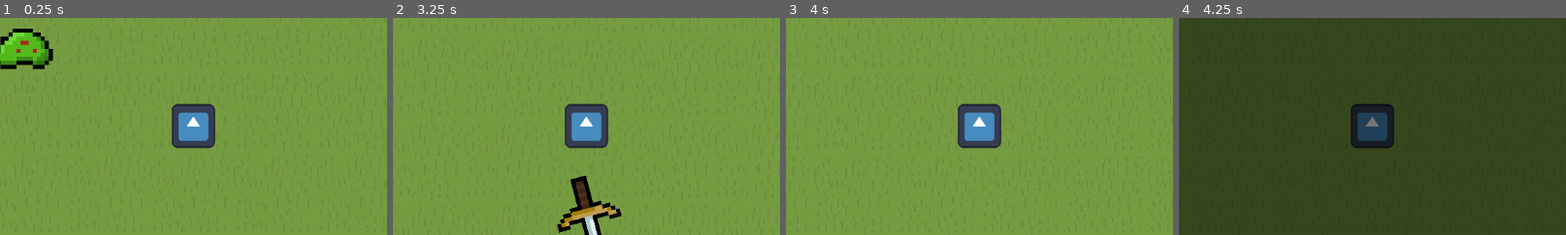
Above: before the commit, frames 1-4 (left to right).
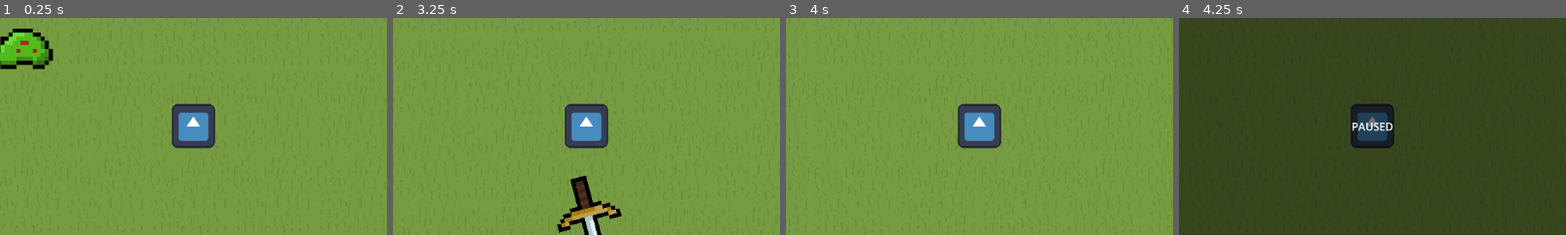
Above: after the commit, the same moments.

Repository: Likvik89/Built-to-scale
Game: Godot game, scene res://Scenes/level.tscn
The game is run twice, just before and just after one commit, with the same random seed, the same clock (stepped at 60 frames per second) and the same inputs. The engine's default icon, where the game draws it, is replaced by a stand-in: a white triangle on a blue panel in a dark square.
Inputs (mouse positions are % of the whole screen's width and height, from its top left):
- Up to frame 1 (0.25 s): no input
- Up to frame 2 (3.25 s): tap Enter at 0.5 s; move the mouse to (72, 45) at 0.52 s; hold D (move_right) 0.53-1.28 s; tap Space (move_dash) at 0.6, 2.1 s; move the mouse to (30, 55) at 1.27 s; hold S (move_down) 1.28-2.03 s; click (30, 55) at 1.35 s; move the mouse to (60, 28) at 2.02 s; hold D (move_right) 2.03-2.78 s; move the mouse to (45, 70) at 2.77 s; hold W (move_up) from 2.78 s (still down); click (45, 70) at 2.85 s
- Up to frame 3 (4 s): move the mouse to (80, 65) at 3.52 s; release W (move_up) at 3.53 s; hold A (move_left) from 3.53 s (still down); tap Space (move_dash) at 3.6 s
- Up to frame 4 (4.25 s): keep holding A (move_left); tap Escape (Pause) at 4.15 s
The pictures show only the part of the screen within x 25-75%, y 25-75%; the shares and areas given below are measured in that part.

Frames 1-3 are identical in both runs. In frame 4, 0.3% of the frame differs, in the area x 44-56%, y 48-53%.

Commit message:
pause text

Diff:
--- a/Scenes/UI.tscn
+++ b/Scenes/UI.tscn
@@ -4,6 +4,22 @@
 
 [node name="UI" type="CanvasLayer"]
 script = ExtResource("1_1glgw")
+
+[node name="Paused_text" type="Label" parent="."]
+unique_name_in_owner = true
+anchors_preset = 8
+anchor_left = 0.5
+anchor_top = 0.5
+anchor_right = 0.5
+anchor_bottom = 0.5
+offset_left = -31.0
+offset_top = -11.5
+offset_right = 31.0
+offset_bottom = 11.5
+grow_horizontal = 2
+grow_vertical = 2
+text = "PAUSED"
+horizontal_alignment = 1
 
 [node name="Explenations" type="Control" parent="."]
 layout_mode = 3
--- a/Scripts/UI.gd
+++ b/Scripts/UI.gd
@@ -13,6 +13,11 @@
 	$Info/Regen.text = str("Regen per sec: ", GlobalInfo.regen)
 	$Info/Scaling.text = str("Stat scaling: ", GlobalInfo.scaling)
 
+
+	if GlobalInfo.paused:
+		$Paused_text.visible = true
+	else:
+		$Paused_text.visible = false
 
 	if GlobalInfo.leveling_up:
 		$Level_up.visible = true
